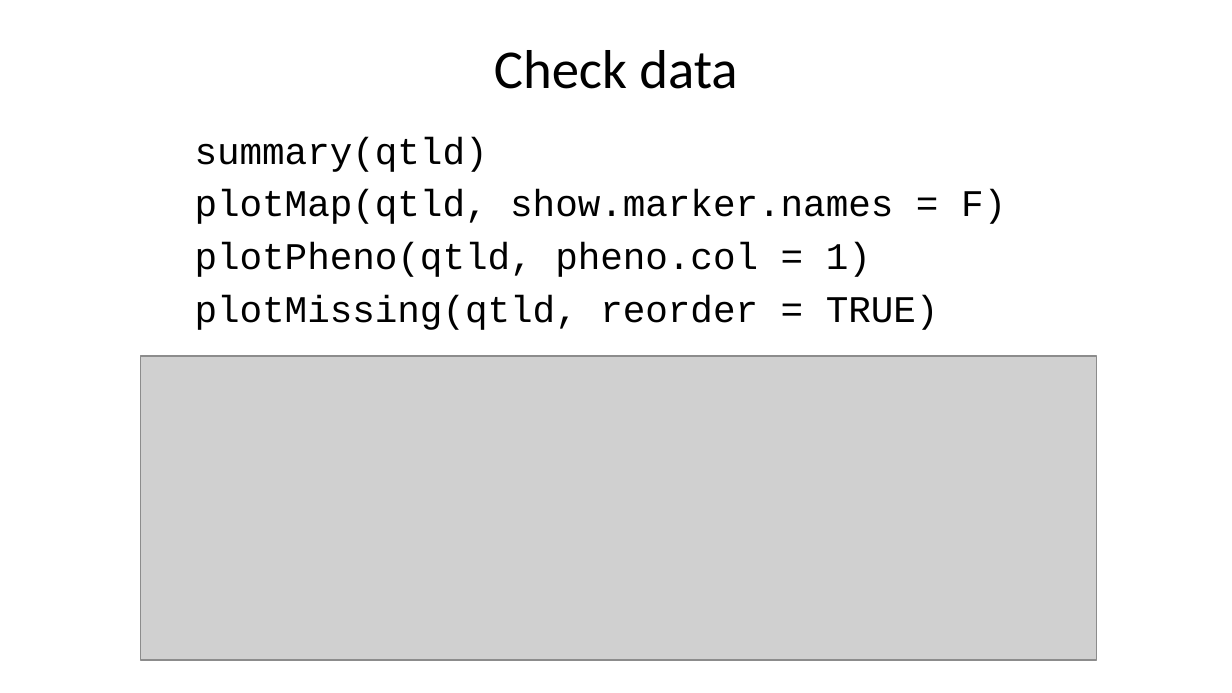
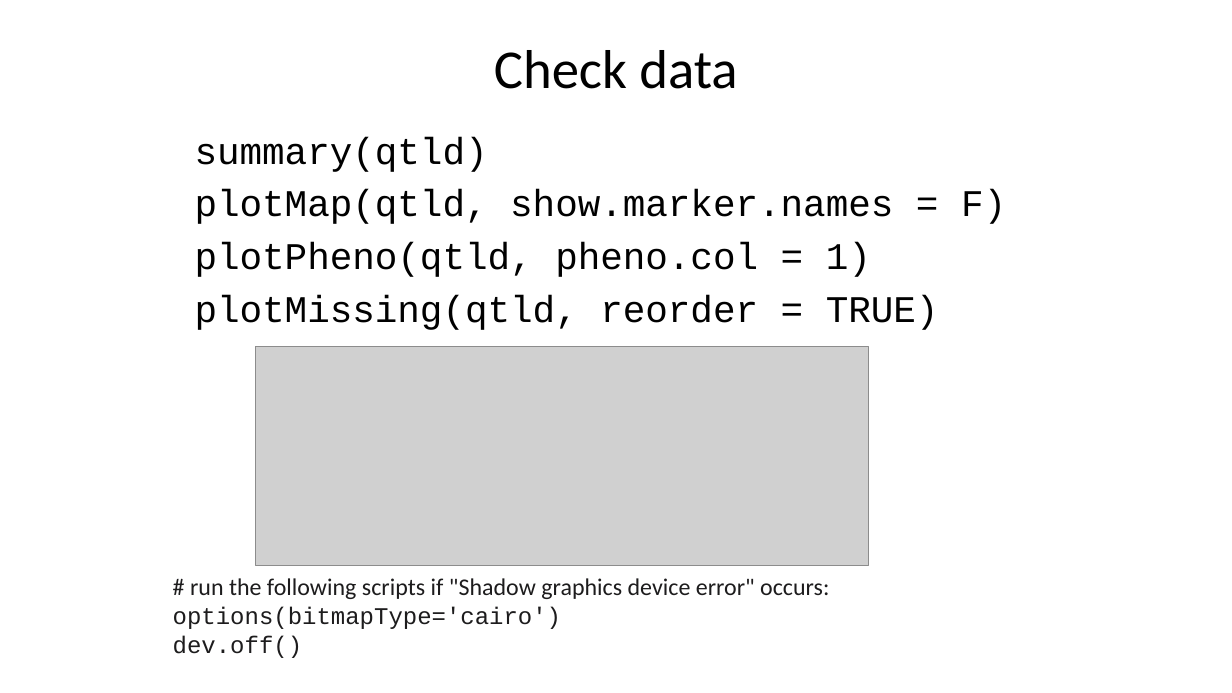
Before and after one commit to liu3zhenlab/teaching, a slide deck: slide 8 of PLPTH813Bioinformatis/2025/2_lab/lab10_qtl_gwas.pptx. Drawn at 1232x693 pixels with LibreOffice and Linux fonts; fonts in the diff are those of the drawing; grey boxes stand for pictures. Boxes give left, top, right and bottom in pixels: in the first picture for what was removed or moved away, otherwise in the second. Text is boxed around its words. In the diff, an @@ line names an element or a change of style, - is before the commit and + after.

```diff
--- a/PLPTH813Bioinformatis/2025/2_lab/lab10_qtl_gwas.pptx
+++ b/PLPTH813Bioinformatis/2025/2_lab/lab10_qtl_gwas.pptx
@@ picture: place and size @@
-picture at [140, 356, 1096, 660]
+picture at [256, 346, 869, 565]
@@ text added at [173, 578, 829, 658], 14 pt, text #1D1C1D @@
+# run the following scripts if "Shadow graphics device error" occurs:
+options(bitmapType='cairo')
+dev.off()
```
Also in this commit, not shown: 1 other slide changed, 4 other files.
